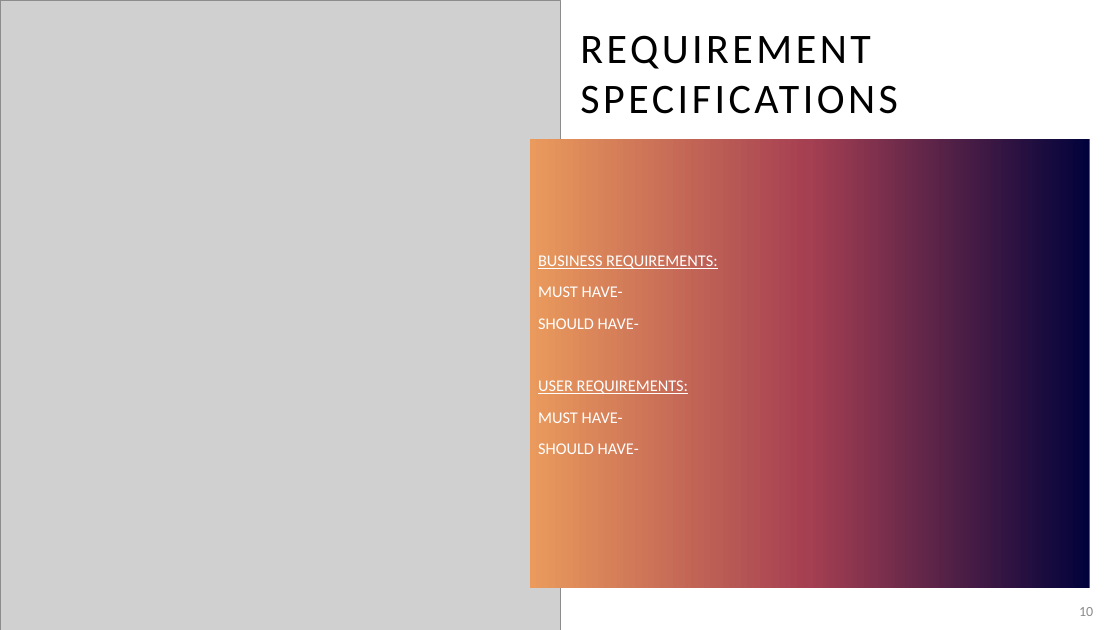
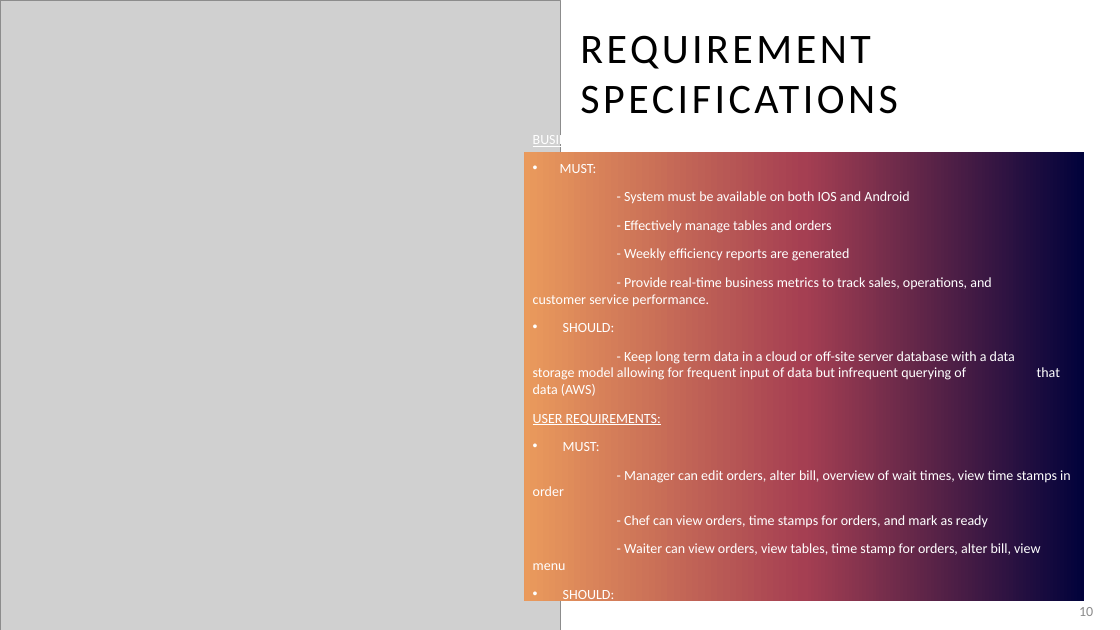
Before and after one commit to KL-3/CentRes, a slide deck: slide 10 of CentRes.pptx. Drawn at 1120x630 pixels with LibreOffice and Linux fonts; fonts in the diff are those of the drawing; grey boxes stand for pictures. Boxes give left, top, right and bottom in pixels: in the first picture for what was removed or moved away, otherwise in the second. Text is boxed around its words. In the diff, an @@ line names an element or a change of style, - is before the commit and + after.

```diff
--- a/CentRes.pptx
+++ b/CentRes.pptx
@@ text "BUSINESS REQUIREMENTS:": place and size @@
-text "BUSINESS REQUIREMENTS:" at bbox=[530, 139, 1091, 588]
+text "BUSINESS REQUIREMENTS:" at bbox=[524, 152, 1085, 601]
@@ text at bbox=[533, 164, 1015, 396]: text changed; size 14 to 12 pt @@
-MUST HAVE-
-SHOULD HAVE-
+• MUST:
+- System must be available on both IOS and Android
+- Effectively manage tables and orders
+- Weekly efficiency reports are generated
+- Provide real-time business metrics to track sales, operations, and customer service performance.
+• SHOULD:
+- Keep long term data in a cloud or off-site server database with a data storage model allowing for frequent input of data but infrequent querying of that data (AWS)
@@ text at bbox=[533, 414, 661, 425]: size 14 to 12 pt in "BUSINESS REQUIREMENTS:", "USER REQUIREMENTS:" @@
@@ text at bbox=[563, 442, 1071, 603]: text changed; size 14 to 12 pt @@
-MUST HAVE-
-SHOULD HAVE-
+• MUST:
+- Manager can edit orders, alter bill, overview of wait times, view time stamps in order
+- Chef can view orders, time stamps for orders, and mark as ready
+- Waiter can view orders, view tables, time stamp for orders, alter bill, view menu
+• SHOULD:
```
Also in this commit, not shown: 2 other slides changed.
